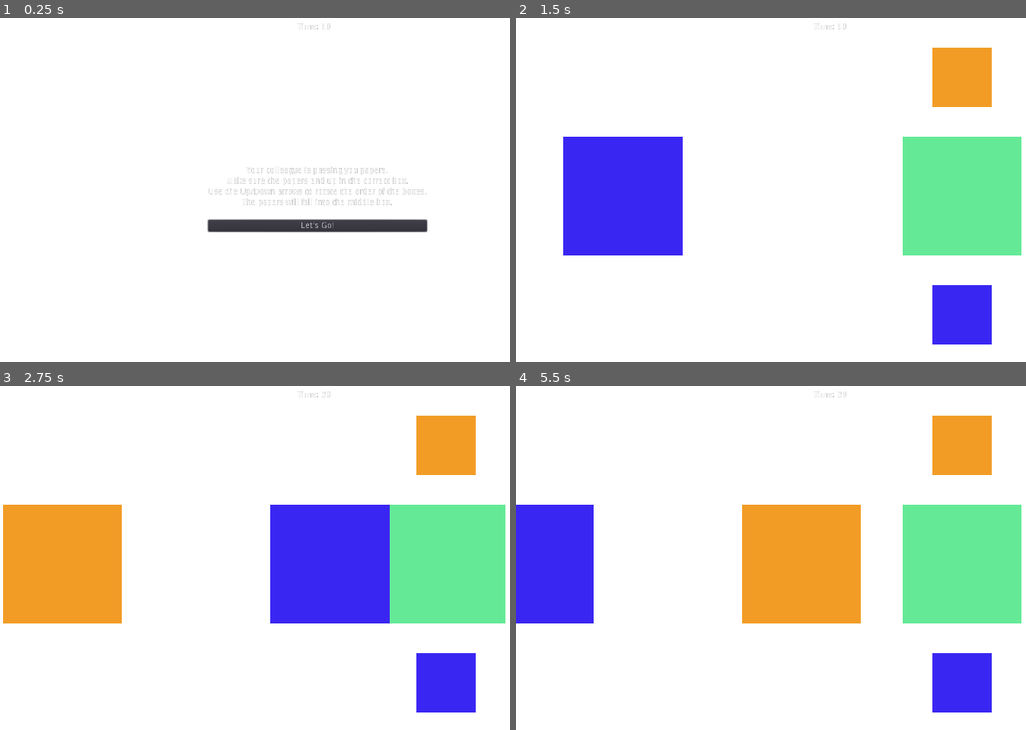
Above: before the commit, frames 1-4 (two rows, left to right).
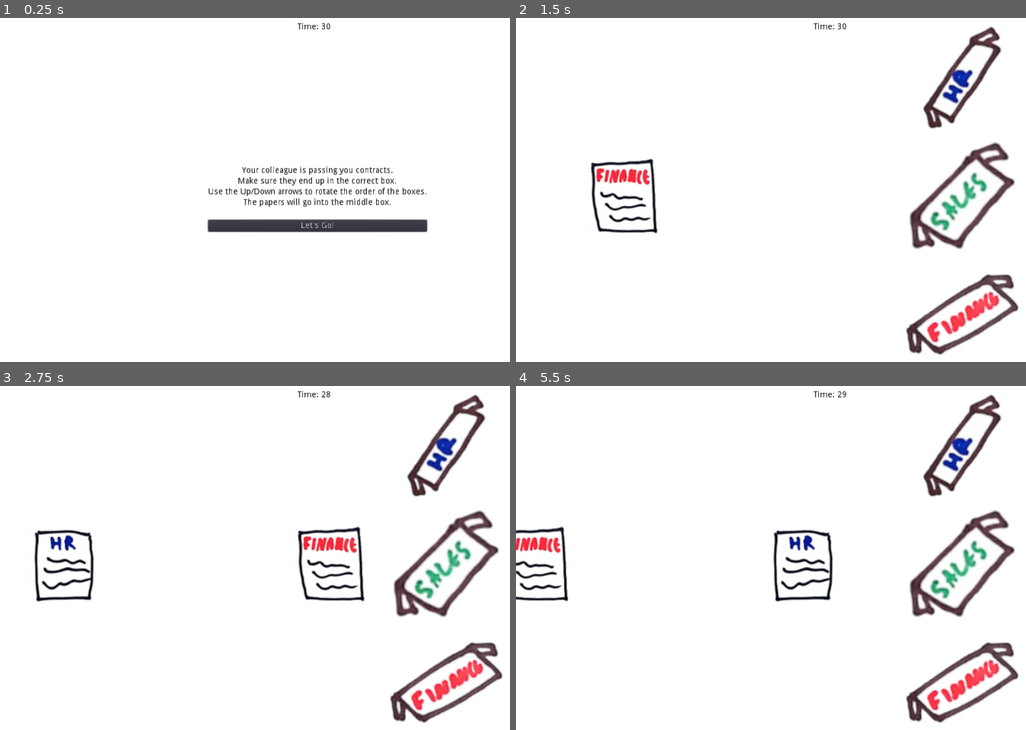
Above: after the commit, the same moments.

Repository: Dvlv/ld43
Game: Godot game, scene res://scenes/papersort/PaperSort.tscn
The game is run twice, just before and just after one commit, with the same random seed, the same clock (stepped at 60 frames per second) and the same inputs. The project has no main scene, so this scene is started directly.
Inputs (mouse positions are in pixels of both pictures, inside the frame that each line leads up to):
- Up to frame 1 (0.25 s): no input
- Up to frame 2 (1.5 s): click "Let's Go!" at 0.5 s; tap Enter (ui_accept) at 1.25 s; move the mouse to (954, 179) at 1.27 s; hold Right (ui_right) from 1.28 s (still down)
- Up to frame 3 (2.75 s): tap Enter (ui_accept) at 1.52, 2.27 s; move the mouse to (183, 582) at 2.02 s; release Right (ui_right) at 2.03 s; hold Down (ui_down) from 2.03 s (still down)
- Up to frame 4 (5.5 s): move the mouse to (883, 485) at 2.77 s; release Down (ui_down) at 2.78 s; hold Right (ui_right) 2.78-3.5 s; click "Let's Go!" at 3.5 s; move the mouse to (791, 633) at 4.27 s; hold Up (ui_up) 4.28-5.03 s; tap Enter (ui_accept) at 4.52, 5.27 s; move the mouse to (1005, 616) at 5.02 s; hold Left (ui_left) from 5.03 s (still down)

The runs differ from the first frame. In frame 1, 1.4% of the frame differs, in the area x 40-84%, y 1-55%; in frame 2, 22%; in frame 3, 30%, in the area x 0-100%, y 1-99%; in frame 4, 27%.

Commit message:
papersort art

Diff:
--- a/scenes/papersort/Box.tscn
+++ b/scenes/papersort/Box.tscn
@@ -1,12 +1,12 @@
 [gd_scene load_steps=4 format=2]
 
 [ext_resource path="res://scripts/Box.gd" type="Script" id=1]
-[ext_resource path="res://assets/papersort/financePaper.png" type="Texture" id=2]
+[ext_resource path="res://assets/papersort/box-finance.png" type="Texture" id=2]
 
 [sub_resource type="RectangleShape2D" id=1]
 
 custom_solver_bias = 0.0
-extents = Vector2( 81.616, 96.4085 )
+extents = Vector2( 65.6143, 56.8556 )
 
 [node name="Box" type="Node2D"]
 
@@ -15,7 +15,9 @@
 
 [node name="Sprite" type="Sprite" parent="." index="0"]
 
+scale = Vector2( 1.5, 1.5 )
 texture = ExtResource( 2 )
+_sections_unfolded = [ "Transform" ]
 
 [node name="Area2D" type="Area2D" parent="." index="1"]
 
--- a/scenes/papersort/Paper.tscn
+++ b/scenes/papersort/Paper.tscn
@@ -6,7 +6,7 @@
 [sub_resource type="RectangleShape2D" id=1]
 
 custom_solver_bias = 0.0
-extents = Vector2( 98.2913, 99.7804 )
+extents = Vector2( 54.5107, 64.9332 )
 
 [node name="Paper" type="Node2D"]
 
--- a/scenes/papersort/PaperSort.tscn
+++ b/scenes/papersort/PaperSort.tscn
@@ -8,7 +8,6 @@
 
 [node name="CanvasLayer" type="CanvasLayer" parent="." index="0"]
 
-editor/display_folded = true
 layer = 1
 offset = Vector2( 0, 0 )
 rotation = 0.0
@@ -31,11 +30,12 @@
 mouse_default_cursor_shape = 0
 size_flags_horizontal = 1
 size_flags_vertical = 4
+custom_colors/font_color = Color( 0, 0, 0, 1 )
 text = "Time: 30"
 percent_visible = 1.0
 lines_skipped = 0
 max_lines_visible = -1
-_sections_unfolded = [ "Rect" ]
+_sections_unfolded = [ "Rect", "custom_colors" ]
 
 [node name="Boxes" type="Node2D" parent="." index="1"]
 
@@ -118,11 +118,13 @@
 mouse_default_cursor_shape = 0
 size_flags_horizontal = 1
 size_flags_vertical = 4
-text = "Your colleague is passing you papers."
-align = 1
-percent_visible = 1.0
-lines_skipped = 0
-max_lines_visible = -1
+custom_colors/font_color = Color( 0, 0, 0, 1 )
+text = "Your colleague is passing you contracts."
+align = 1
+percent_visible = 1.0
+lines_skipped = 0
+max_lines_visible = -1
+_sections_unfolded = [ "custom_colors" ]
 
 [node name="Label2" type="Label" parent="Instructions/VBoxContainer" index="1"]
 
@@ -139,11 +141,13 @@
 mouse_default_cursor_shape = 0
 size_flags_horizontal = 1
 size_flags_vertical = 4
-text = "Make sure the papers end up in the correct box."
-align = 1
-percent_visible = 1.0
-lines_skipped = 0
-max_lines_visible = -1
+custom_colors/font_color = Color( 0, 0, 0, 1 )
+text = "Make sure they end up in the correct box."
+align = 1
+percent_visible = 1.0
+lines_skipped = 0
+max_lines_visible = -1
+_sections_unfolded = [ "custom_colors" ]
 
 [node name="Label3" type="Label" parent="Instructions/VBoxContainer" index="2"]
 
@@ -160,11 +164,13 @@
 mouse_default_cursor_shape = 0
 size_flags_horizontal = 1
 size_flags_vertical = 4
+custom_colors/font_color = Color( 0, 0, 0, 1 )
 text = "Use the Up/Down arrows to rotate the order of the boxes."
 align = 1
 percent_visible = 1.0
 lines_skipped = 0
 max_lines_visible = -1
+_sections_unfolded = [ "custom_colors" ]
 
 [node name="Label4" type="Label" parent="Instructions/VBoxContainer" index="3"]
 
@@ -181,11 +187,13 @@
 mouse_default_cursor_shape = 0
 size_flags_horizontal = 1
 size_flags_vertical = 4
-text = "The papers will fall into the middle box."
-align = 1
-percent_visible = 1.0
-lines_skipped = 0
-max_lines_visible = -1
+custom_colors/font_color = Color( 0, 0, 0, 1 )
+text = "The papers will go into the middle box."
+align = 1
+percent_visible = 1.0
+lines_skipped = 0
+max_lines_visible = -1
+_sections_unfolded = [ "custom_colors" ]
 
 [node name="Label5" type="Label" parent="Instructions/VBoxContainer" index="4"]
 
--- a/scripts/Box.gd
+++ b/scripts/Box.gd
@@ -6,11 +6,11 @@
 
 func _ready():
 	if type == "finance":
-		$Sprite.texture = load("res://assets/papersort/financePaper.png")
+		$Sprite.texture = load("res://assets/papersort/box-finance.png")
 	elif type == "hr":
-		$Sprite.texture = load("res://assets/papersort/hrPaper.png")
+		$Sprite.texture = load("res://assets/papersort/box-hr.png")
 	else:
-		$Sprite.texture = load("res://assets/papersort/salesPaper.png")
+		$Sprite.texture = load("res://assets/papersort/box-sales.png")
 
 
 func _on_Area2D_area_entered(area):
--- a/scripts/PaperSort.gd
+++ b/scripts/PaperSort.gd
@@ -45,16 +45,17 @@
 
 	hr_box = BOX_SCENE.instance()
 	hr_box.type = "hr"
-	hr_box.scale = Vector2(0.5, 0.5)
+	hr_box.scale = Vector2(1, 1)
 	$Boxes/TopBox.add_child(hr_box)
 
 	sales_box = BOX_SCENE.instance()
 	sales_box.type = "sales"
+	sales_box.scale = Vector2(1.25, 1.25)
 	$Boxes/MiddleBox.add_child(sales_box)
 
 	finance_box = BOX_SCENE.instance()
 	finance_box.type = "finance"
-	finance_box.scale = Vector2(0.5, 0.5)
+	finance_box.scale = Vector2(1, 1)
 	$Boxes/BottomBox.add_child(finance_box)
 
 	for box in [hr_box, sales_box, finance_box]:
@@ -84,9 +85,9 @@
 	$Boxes/BottomBox.add_child(middle_box)
 	$Boxes/TopBox.add_child(bottom_box)
 
-	top_box.scale = Vector2(1,1)
-	bottom_box.scale = Vector2(0.5, 0.5)
-	middle_box.scale = Vector2(0.5, 0.5)
+	top_box.scale = Vector2(1.25,1.25)
+	bottom_box.scale = Vector2(1, 1)
+	middle_box.scale = Vector2(1, 1)
 
 
 func rotate_boxes_up():
@@ -102,9 +103,9 @@
 	$Boxes/BottomBox.add_child(top_box)
 	$Boxes/TopBox.add_child(middle_box)
 
-	bottom_box.scale = Vector2(1,1)
-	top_box.scale = Vector2(0.5, 0.5)
-	middle_box.scale = Vector2(0.5, 0.5)
+	bottom_box.scale = Vector2(1.25,1.25)
+	top_box.scale = Vector2(1, 1)
+	middle_box.scale = Vector2(1, 1)
 
 
 func _on_SpawnTimer_timeout():
Binary file added: assets/papersort/box-finance.png
Not shown, added: assets/papersort/box-finance.png.import
Binary file added: assets/papersort/box-hr.png
Not shown, added: assets/papersort/box-hr.png.import
Binary file added: assets/papersort/box-sales.png
Not shown, added: assets/papersort/box-sales.png.import
Binary file changed: assets/papersort/financePaper.png
Binary file changed: assets/papersort/hrPaper.png
Binary file changed: assets/papersort/salesPaper.png
